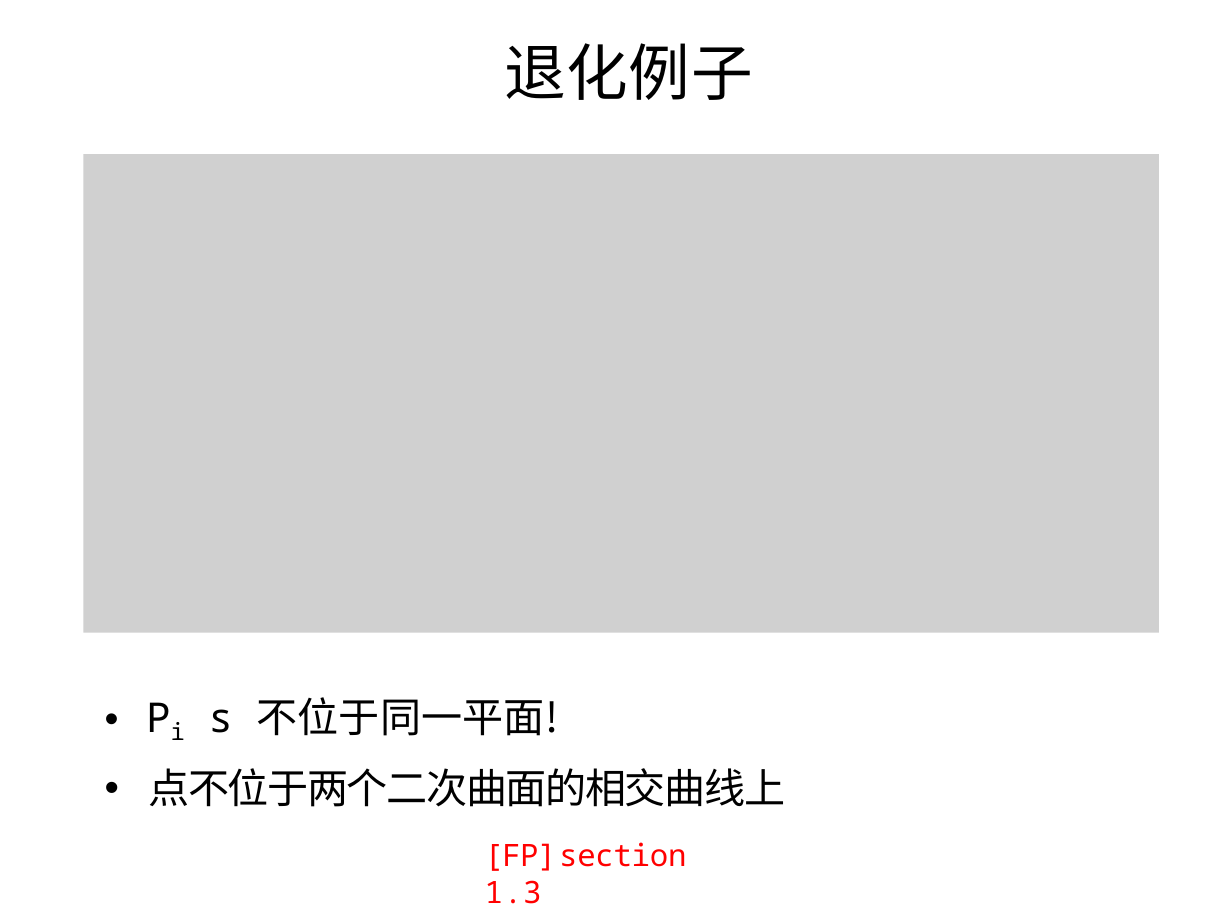
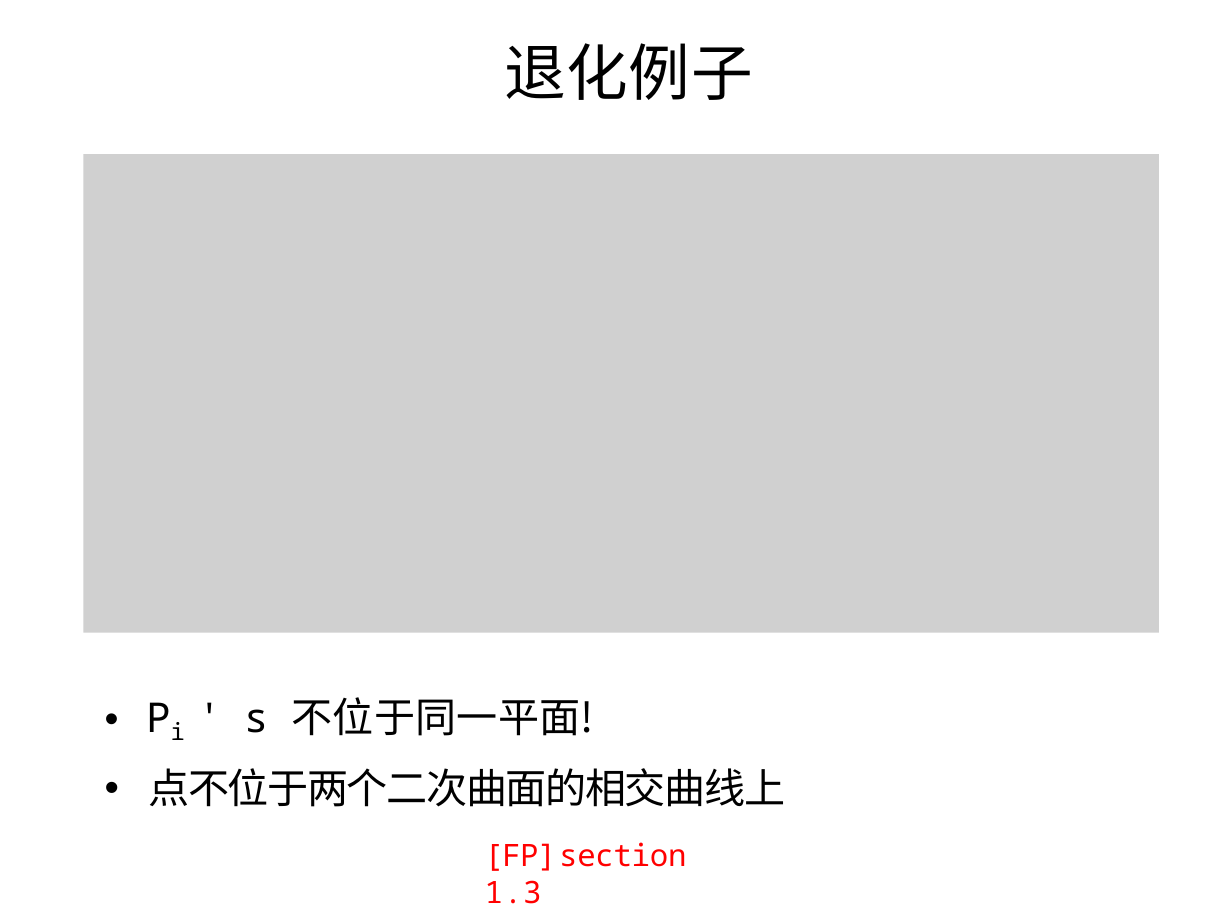
Before and after one commit to evenhax/translation_and_refining_for_cs231a, a slide deck: slide 38 of PPT231a_trans_and_refine/中文矫正版/lecture3_camera_calibration - 副本.pptx. Drawn at 1232x924 pixels with LibreOffice and Linux fonts; fonts in the diff are those of the drawing; grey boxes stand for pictures. Boxes give left, top, right and bottom in pixels: in the first picture for what was removed or moved away, otherwise in the second. Text is boxed around its words. In the diff, an @@ line names an element or a change of style, - is before the commit and + after.

```diff
--- a/PPT231a_trans_and_refine/中文矫正版/lecture3_camera_calibration - 副本.pptx
+++ b/PPT231a_trans_and_refine/中文矫正版/lecture3_camera_calibration - 副本.pptx
@@ text at [244,697,594,736]: text changed @@
-• Pi s 不位于同一平面!
+• Pi ' s 不位于同一平面!
```
Also in this commit, not shown: 17 other slides changed, 1 slide added, 1 slide removed, 5 other files.
